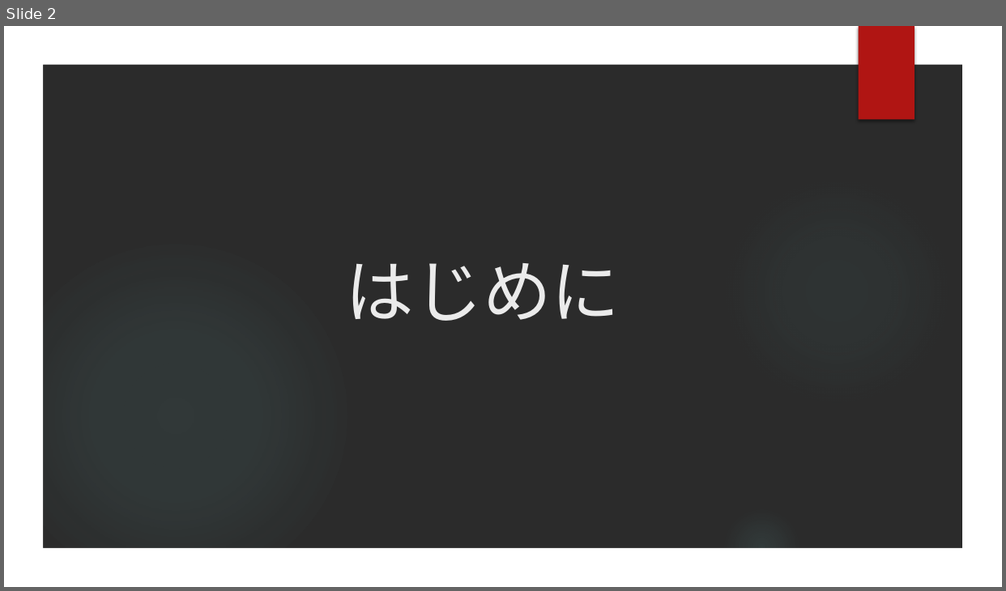
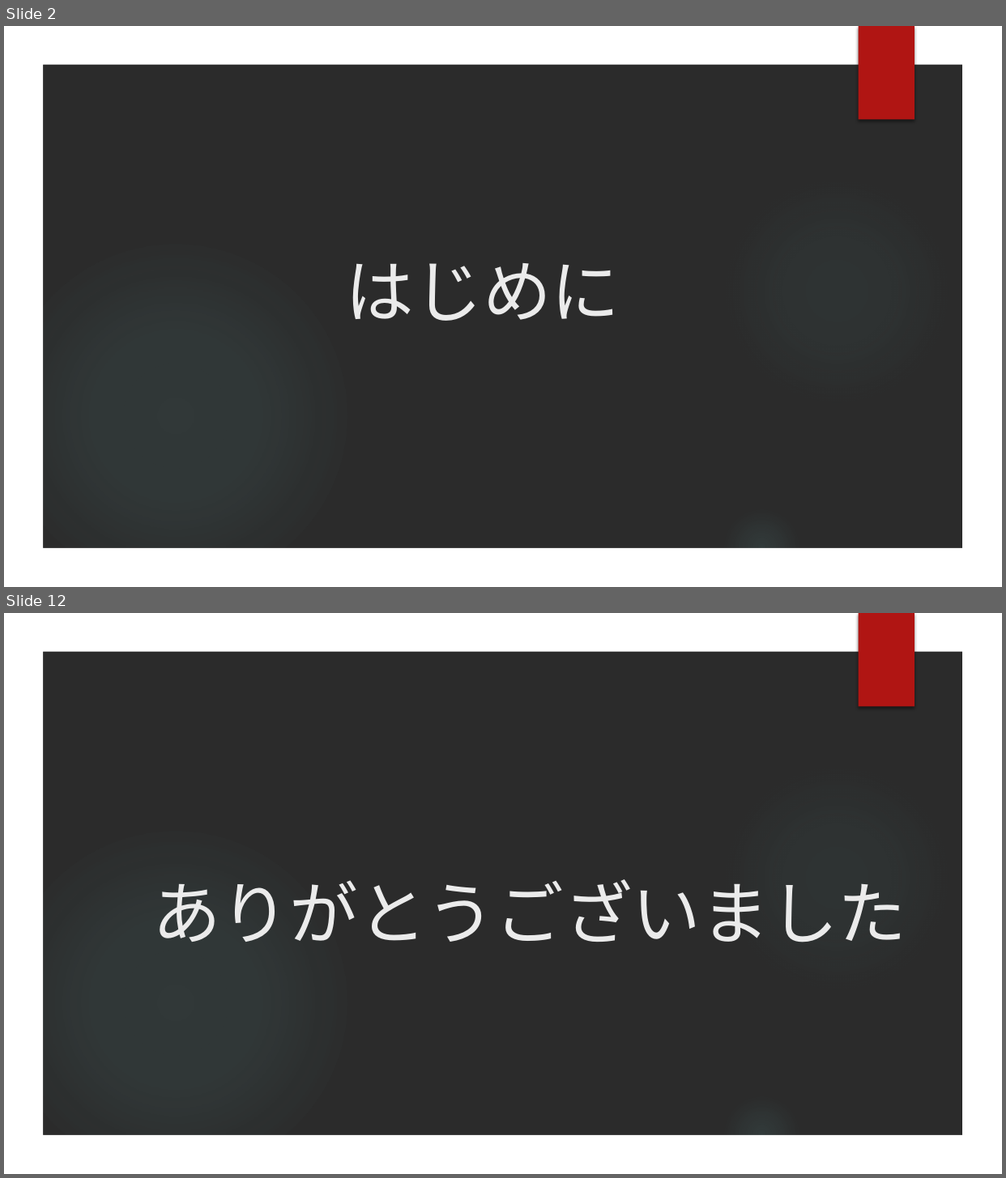
Before and after one commit to goowaSystemTeam/Internship_INCT_2017, a slide deck: Internship_INCT_2017.pptx. Shown one above the other, each under a label of ours: slide 2 before the commit, slides 2 and 12 after it; the slides between them are not shown. The pictures are 1006x591 and 1006x1178 pixels, drawn with LibreOffice and Linux fonts; fonts in the diff are those of the drawing; background and template pictures are left out; a plain dark background stands for a picture behind light text. Boxes give left, top, right and bottom in pixels: in the first picture for what was removed or moved away, otherwise in the second. Text is boxed around its words. In the diff, an @@ line names an element or a change of style, - is before the commit and + after.

```diff
--- a/Internship_INCT_2017.pptx
+++ b/Internship_INCT_2017.pptx
@@ slide 12 added at [4,613,1002,1174], background picture (left out); not listed: 5 template elements that a slide beside it also shows @@
@@ title added at [152,879,907,943], 66 pt, text #EBEBEB @@
+ありがとうございました
```
Also in this commit, not shown: 1 slide changed, 9 other slides added, 8 slides removed.
